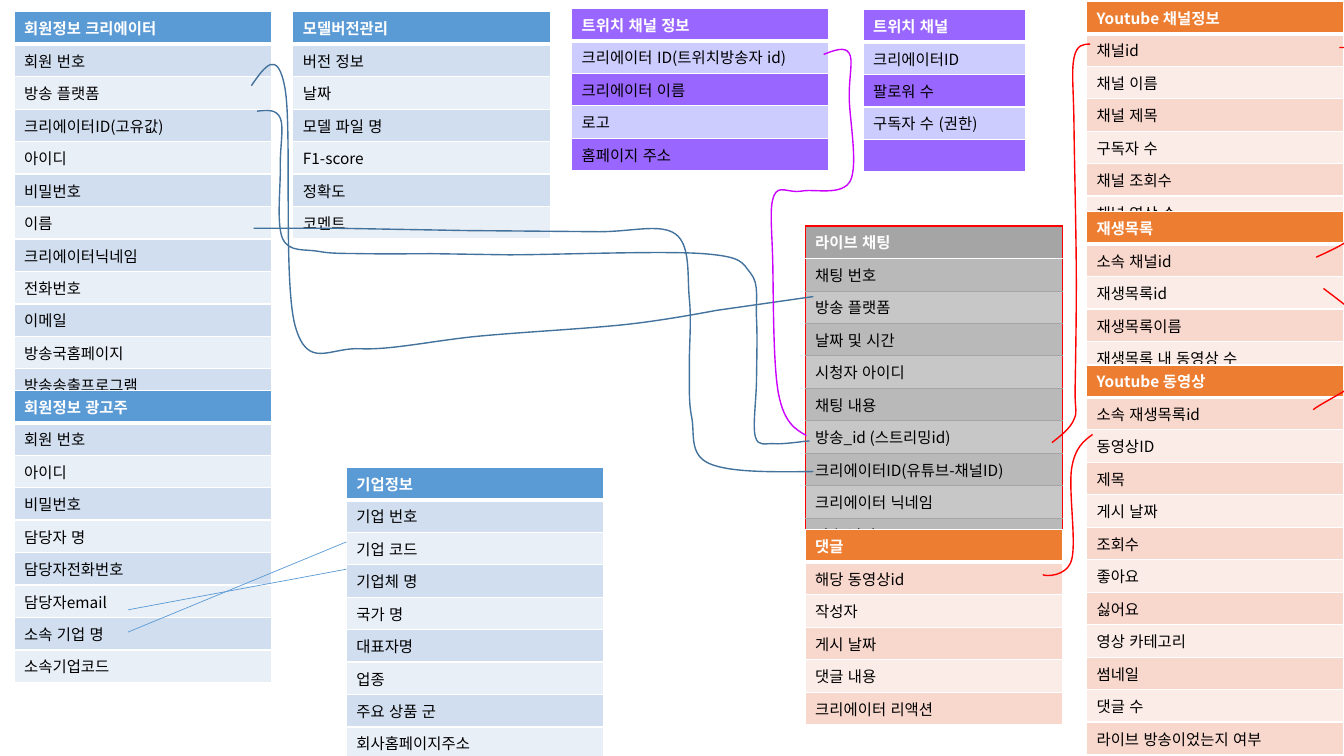
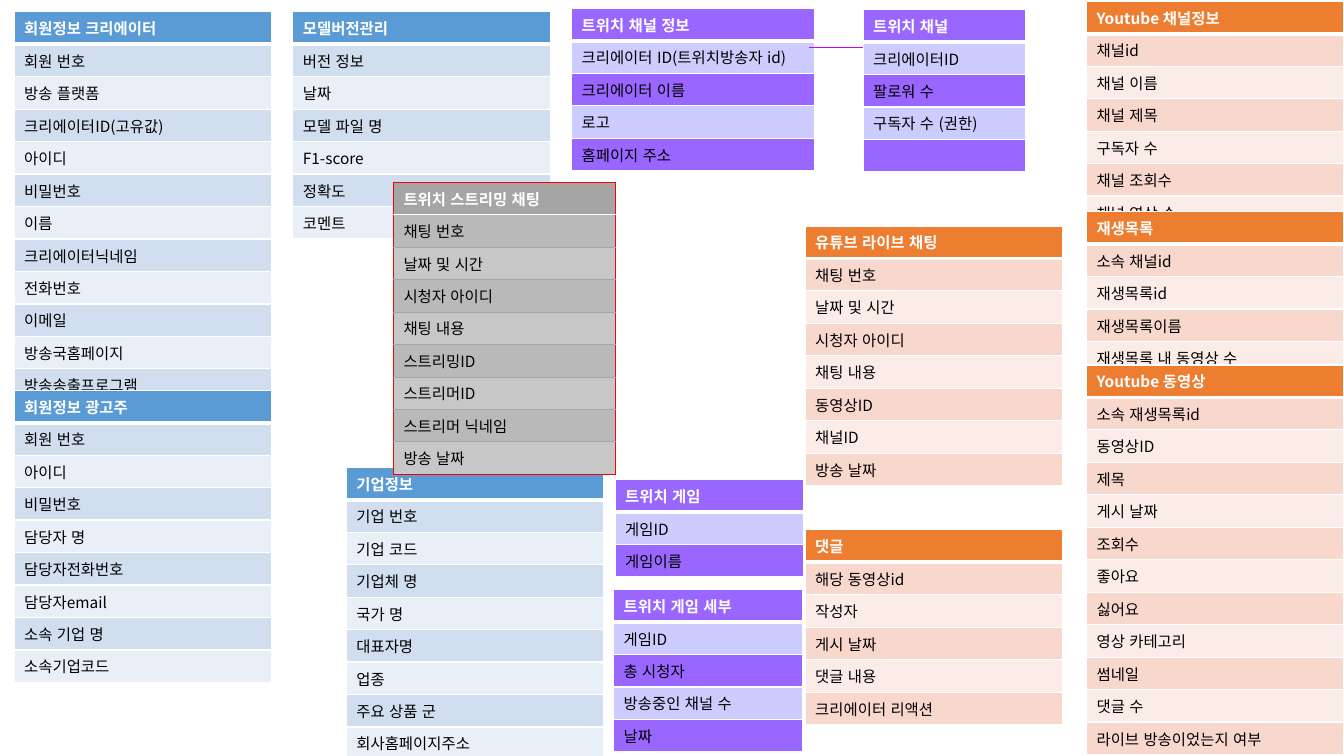
Before and after one commit to chanuuuuu/OnAD_project, a slide deck: slide 2 of docs/6_데이터매핑정의서/DB설계도면_작업중.pptx. Drawn at 1344x756 pixels with LibreOffice and Linux fonts; fonts in the diff are those of the drawing. Boxes give left, top, right and bottom in pixels: in the first picture for what was removed or moved away, otherwise in the second. Text is boxed around its words. In the diff, an @@ line names an element or a change of style, - is before the commit and + after.

```diff
--- a/docs/6_데이터매핑정의서/DB설계도면_작업중.pptx
+++ b/docs/6_데이터매핑정의서/DB설계도면_작업중.pptx
@@ table: place and size @@
-table at (572,8,829,167)
+table at (572,8,815,167)
@@ freeform shape removed at (771,49,854,436) @@
@@ line added from (810, 47) to (863, 47), #CC00FF 0.5 pt @@
@@ freeform shape removed at (1053,44,1091,443) @@
@@ freeform shape removed at (1317,47,1344,257) @@
@@ freeform shape removed at (251,65,813,354) @@
@@ freeform shape removed at (257,111,809,445) @@
@@ table added at (393,182,615,527), 9 rows, 1 columns @@
+트위치 스트리밍 채팅
+채팅 번호
+날짜 및 시간
+시청자 아이디
+채팅 내용
+스트리밍ID
+스트리머ID
+스트리머 닉네임
+방송 날짜
@@ freeform shape removed at (254,228,814,472) @@
@@ table at (806,226,1063,481) @@
-row 1, column 1: 라이브 채팅
+row 1, column 1: 유튜브 라이브 채팅
-row 3: 방송 플랫폼
-row 7: 방송_id (스트리밍id)
-row 8: 크리에이터ID(유튜브-채널ID)
-row 9: 크리에이터 닉네임
+row 6: 동영상ID
+row 7: 채널ID
@@ freeform shape removed at (1314,288,1344,409) @@
@@ freeform shape removed at (1043,435,1092,576) @@
@@ table added at (615,480,804,572), 3 rows, 1 columns @@
+트위치 게임
+게임ID
+게임이름
@@ line removed from (128, 632) to (347, 542) @@
@@ line removed from (128, 610) to (347, 570) @@
@@ table added at (614,590,803,747), 5 rows, 1 columns @@
+트위치 게임 세부
+게임ID
+총 시청자
+방송중인 채널 수
+날짜
```
Also in this commit, not shown: 1 slide added.
